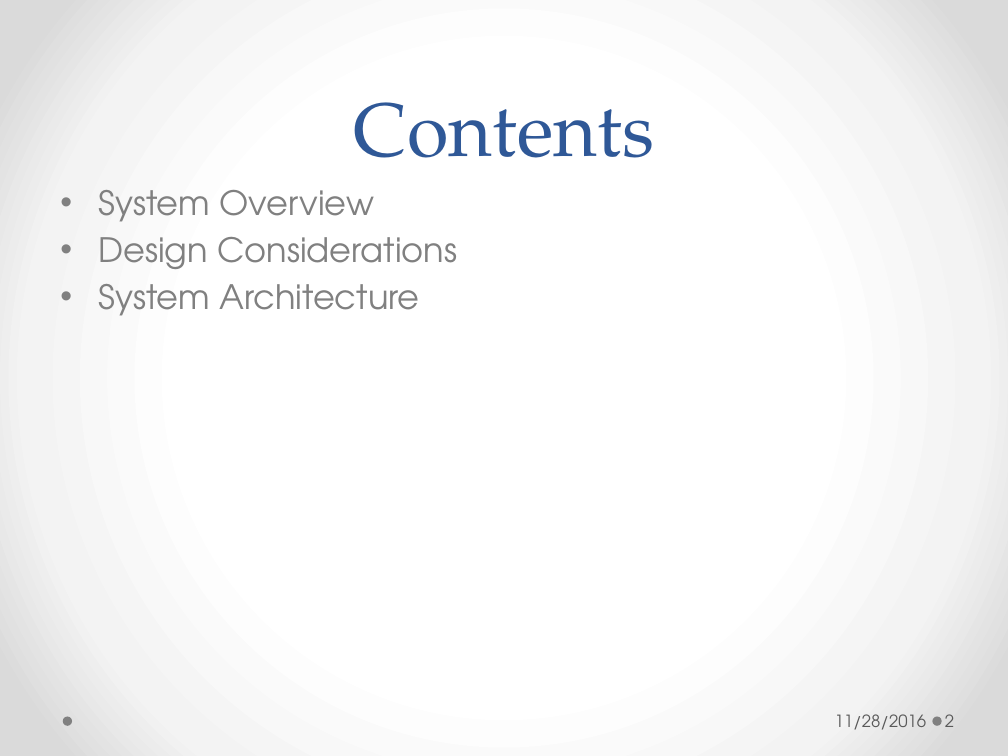
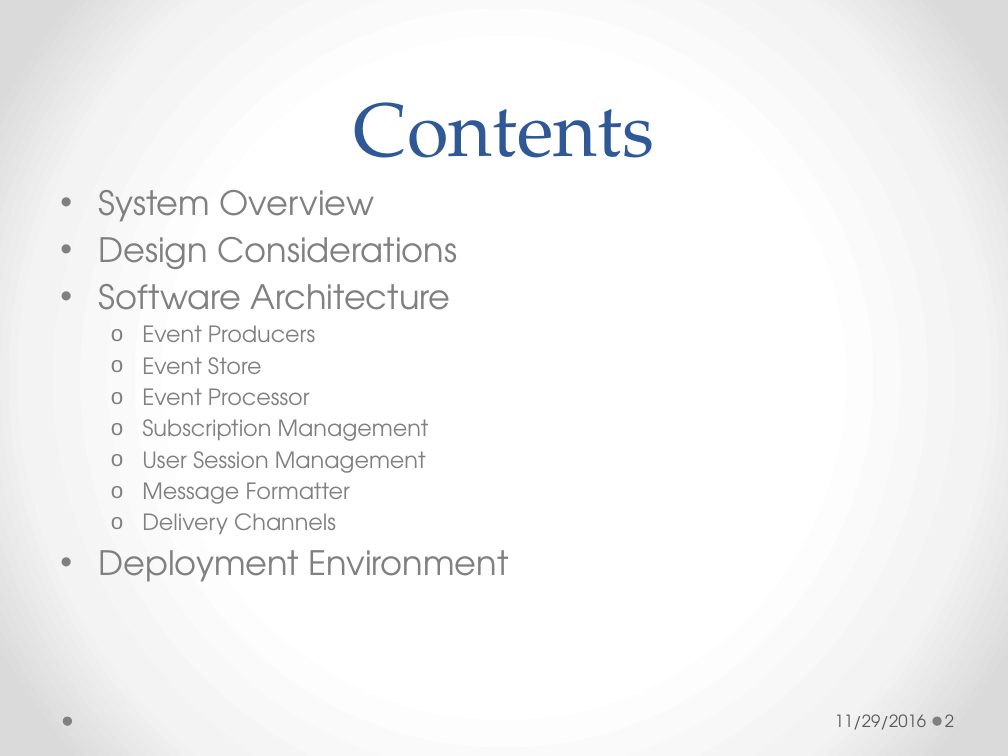
Before and after one commit to amitgem/notificationService, a slide deck: slide 2 of Presentation.pptx. Drawn at 1008x756 pixels with LibreOffice and Linux fonts; fonts in the diff are those of the drawing. Boxes give left, top, right and bottom in pixels: in the first picture for what was removed or moved away, otherwise in the second. Text is boxed around its words. In the diff, an @@ line names an element or a change of style, - is before the commit and + after.

```diff
--- a/Presentation.pptx
+++ b/Presentation.pptx
@@ text at bbox=[98, 284, 509, 582]: text changed; size 24 to 16 pt @@
-• System Architecture
+• Software Architecture
+  o Event Producers
+  o Event Store
+  o Event Processor
+  o Subscription Management
+  o User Session Management
+  o Message Formatter
+  o Delivery Channels
+• Deployment Environment
@@ text at bbox=[835, 714, 927, 730]: text changed @@
-11/28/2016
+11/29/2016
```
Also in this commit, not shown: 12 other slides changed, 3 slides added, 4 other files.
